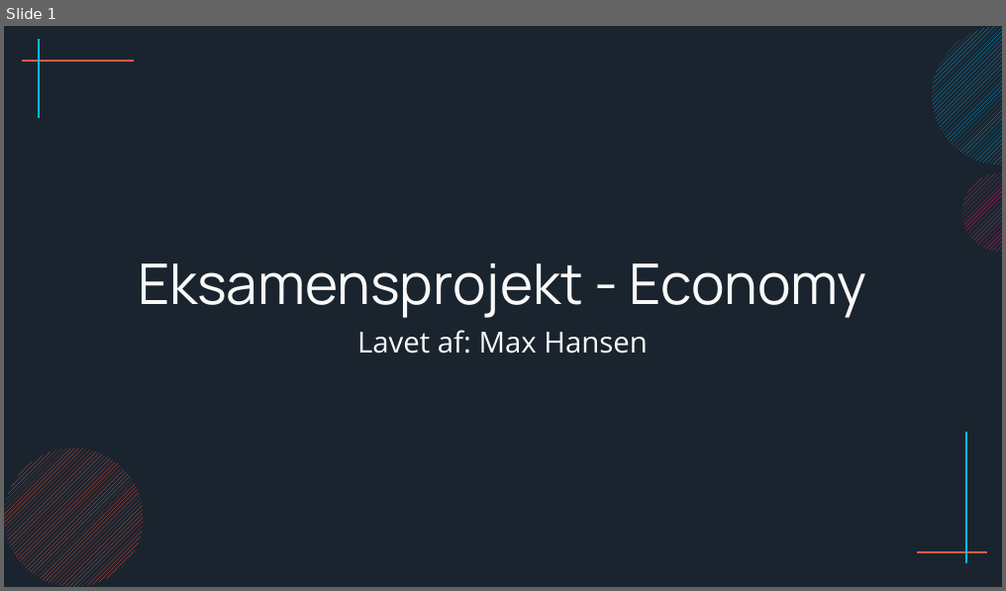
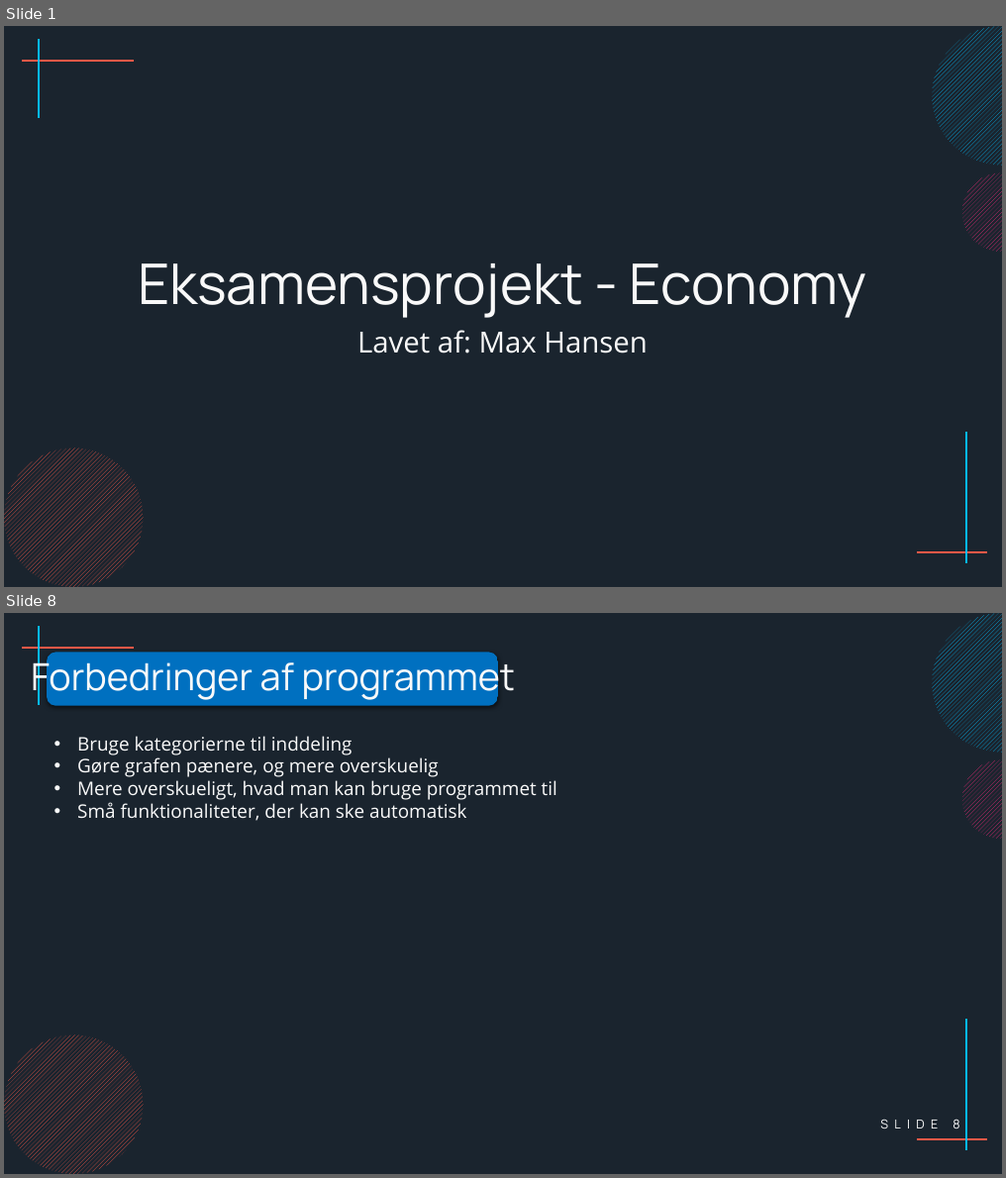
Before and after one commit to ProgrammeringOTGDKlassen/D-klassen-Programmering, a slide deck: Eksamensprojekt - Max/Præsentation/Præsentation af eksamensprojekt.pptx. Shown one above the other, each under a label of ours: slide 1 before the commit, slides 1 and 8 after it; the slides between them are not shown. The pictures are 1006x591 and 1006x1178 pixels, drawn with LibreOffice and Linux fonts; fonts in the diff are those of the drawing. Boxes give left, top, right and bottom in pixels: in the first picture for what was removed or moved away, otherwise in the second. Text is boxed around its words. In the diff, an @@ line names an element or a change of style, - is before the commit and + after.

```diff
--- a/Eksamensprojekt - Max/Præsentation/Præsentation af eksamensprojekt.pptx
+++ b/Eksamensprojekt - Max/Præsentation/Præsentation af eksamensprojekt.pptx
@@ slide 8 added at (x1=4, y1=613, x2=1002, y2=1174), background #1A242E; not listed: 7 template elements that a slide beside it also shows @@
@@ text added at (x1=31, y1=657, x2=515, y2=702), 36 pt, text #F9F9F9 @@
+Forbedringer af programmet
@@ rounded rectangle added at (x1=47, y1=652, x2=498, y2=706), fill #0070C0 @@
@@ text added at (x1=77, y1=736, x2=557, y2=821), 18 pt, text #F9F9F9 @@
+• Bruge kategorierne til inddeling
+• Gøre grafen pænere, og mere overskuelig
+• Mere overskueligt, hvad man kan bruge programmet til
+• Små funktionaliteter, der kan ske automatisk
@@ page number added at (x1=952, y1=1119, x2=959, y2=1129), 12 pt, text #F9F9F9 @@
+SLIDE 8
```
Also in this commit, not shown: 4 slides changed, 2 other slides added, 2 slides removed.
